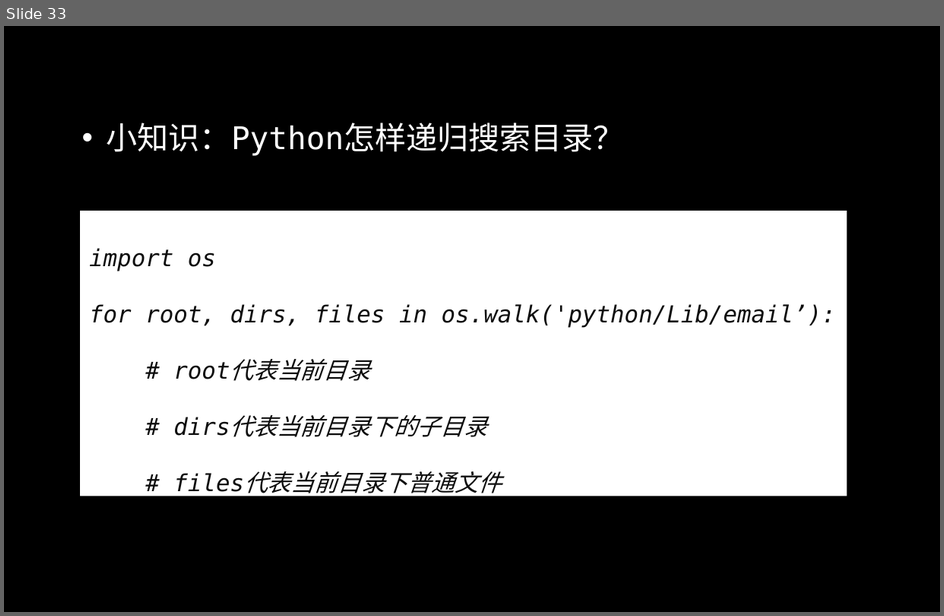
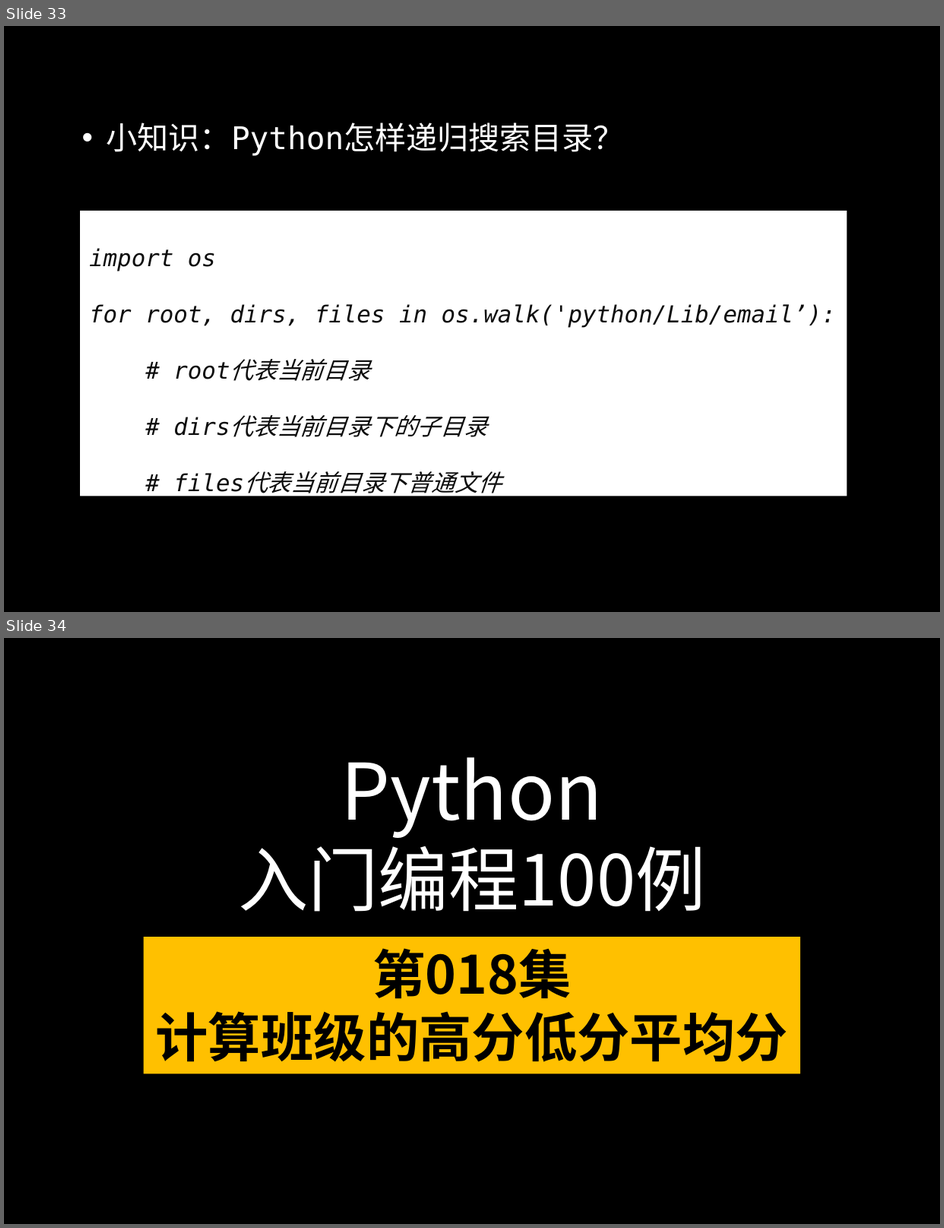
Before and after one commit to peiss/ant-learn-python-100P, a slide deck: docs/Python入门编程100例.pptx. Shown one above the other, each under a label of ours: slide 33 before the commit, slides 33 and 34 after it. The pictures are 944x616 and 944x1228 pixels, drawn with LibreOffice and Linux fonts; fonts in the diff are those of the drawing; background and template pictures are left out. Boxes give left, top, right and bottom in pixels: in the first picture for what was removed or moved away, otherwise in the second. Text is boxed around its words. In the diff, an @@ line names an element or a change of style, - is before the commit and + after.

```diff
--- a/docs/Python入门编程100例.pptx
+++ b/docs/Python入门编程100例.pptx
@@ slide 34 added at <box>4,638,940,1224</box>, background picture (left out) @@
@@ text added at <box>238,757,706,912</box>, 54 pt, text #FFFFFF @@
+Python
+入门编程100例
@@ rectangle added at <box>144,937,800,1073</box>, fill #FFC000, 40.5 pt, text #000000, bold @@
+第018集
+计算班级的高分低分平均分
```
Also in this commit, not shown: 2 other files.
